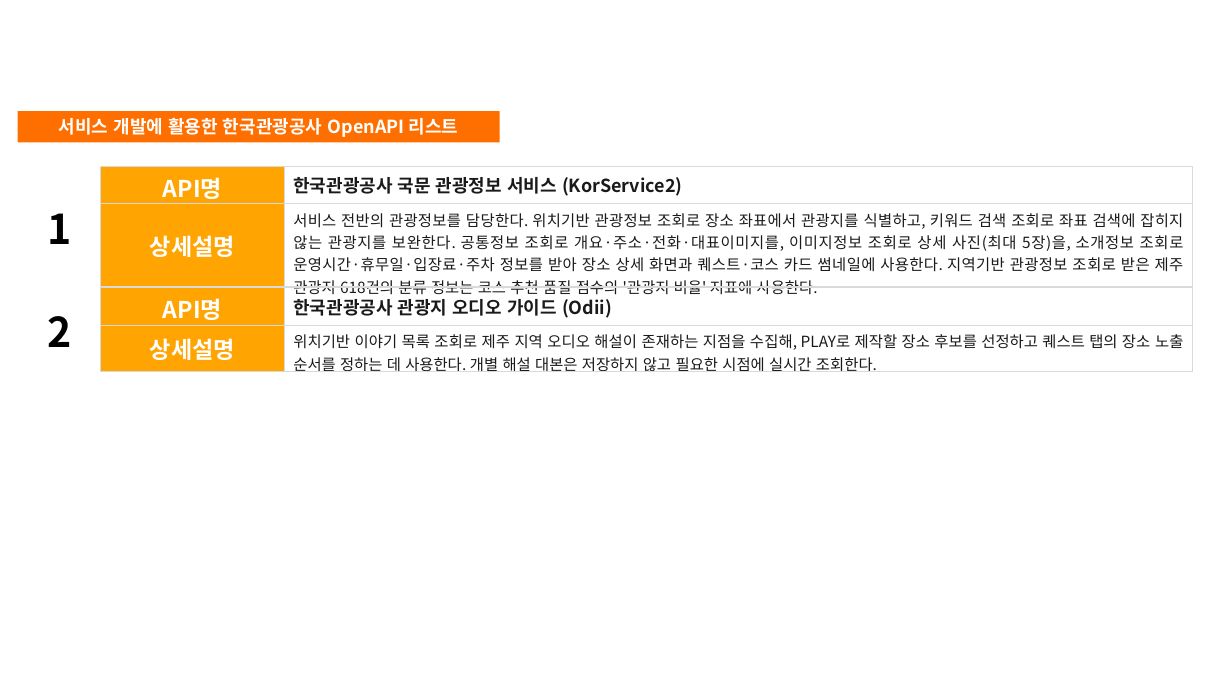
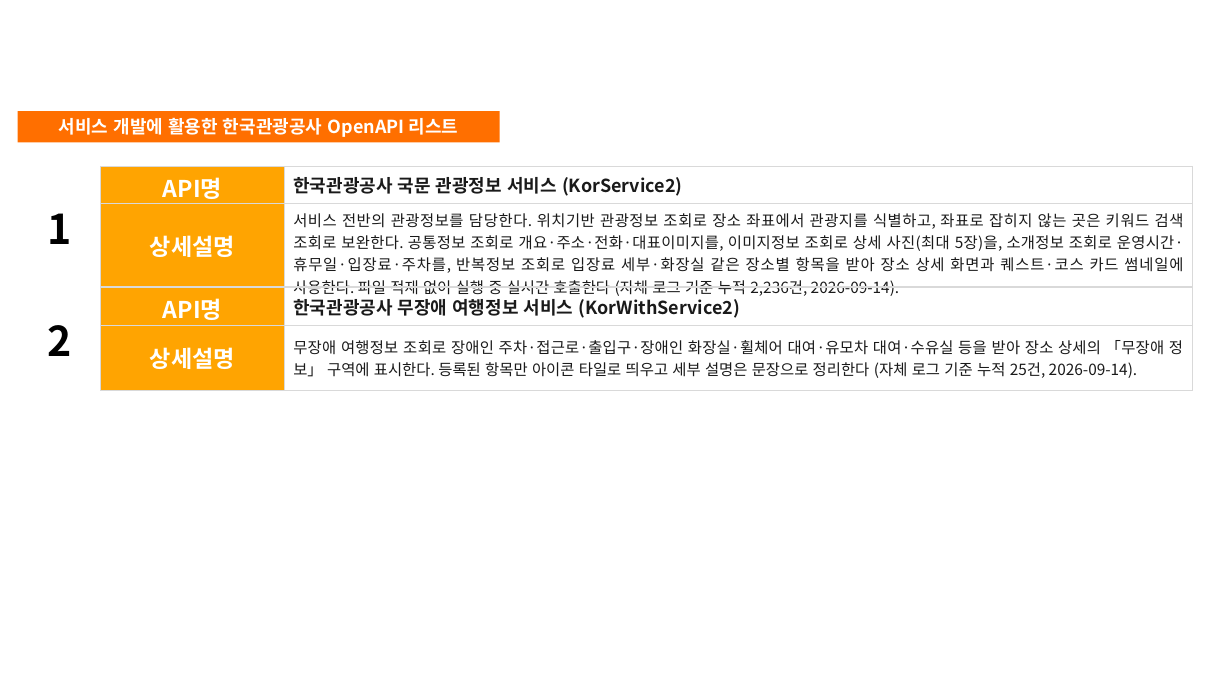
Before and after one commit to keepdev0919/Final-Project, a slide deck: slide 11 of docs/관광데이터 개발 공모전/놀멍봅서_기능설명서.pptx. Drawn at 1232x693 pixels with LibreOffice and Linux fonts; fonts in the diff are those of the drawing; background and template pictures are left out. Boxes give left, top, right and bottom in pixels: in the first picture for what was removed or moved away, otherwise in the second. Text is boxed around its words. In the diff, an @@ line names an element or a change of style, - is before the commit and + after.

Commit message:
docs(공모전): 기능설명서를 출시 화면으로 채우고 캡처 v2 추가
- 놀멍봅서_기능설명서.pptx 에 실제 서버 데이터가 담긴 화면을 넣었다
- 캡처_v2: PLAY 미션·발견·이야기·완주, 장소 상세 이용정보·출처, 내 코스,
  지도(전체·권역 이동·준비 중 핀), 무장애 타일, 주변 시설 출처
- 같은 내용의 옛 사본 nolmeongbopseo_function_spec.pptx 와 기능설명서_초안.md 삭제

```diff
--- a/docs/관광데이터 개발 공모전/놀멍봅서_기능설명서.pptx
+++ b/docs/관광데이터 개발 공모전/놀멍봅서_기능설명서.pptx
@@ table at (18, 166, 1193, 549) @@
-row 2, column 3: 서비스 전반의 관광정보를 담당한다. 위치기반 관광정보 조회로 장소 좌표에서 관광지를 식별하고, 키워드 검색 조회로 좌표 검색에 잡히지 않는 관광지를 보완한다. 공통정보 조회로 개요·주소·전화·대표이미지를, 이미지정보 조회로 상세 사진(최대 5장)을, 소개정보 조회로 운영시간·휴무일·입장료·주차 정보를 받아 장소 상세 화면과 퀘스트·코스 카드 썸네일에 사용한다. 지역기반 관광정보 조회로 받은 제주 관광지 618건의 분류 정보는 코스 추천 품질 점수의 '관광지 비율' 지표에 사용한다.
+row 2, column 3: 서비스 전반의 관광정보를 담당한다. 위치기반 관광정보 조회로 장소 좌표에서 관광지를 식별하고, 좌표로 잡히지 않는 곳은 키워드 검색 조회로 보완한다. 공통정보 조회로 개요·주소·전화·대표이미지를, 이미지정보 조회로 상세 사진(최대 5장)을, 소개정보 조회로 운영시간·휴무일·입장료·주차를, 반복정보 조회로 입장료 세부·화장실 같은 장소별 항목을 받아 장소 상세 화면과 퀘스트·코스 카드 썸네일에 사용한다. 파일 적재 없이 실행 중 실시간 호출한다 (자체 로그 기준 누적 2,236건, 2026-09-14).
-row 3, column 3: 한국관광공사 관광지 오디오 가이드 (Odii)
+row 3, column 3: 한국관광공사 무장애 여행정보 서비스 (KorWithService2)
-row 4, column 3: 위치기반 이야기 목록 조회로 제주 지역 오디오 해설이 존재하는 지점을 수집해, PLAY로 제작할 장소 후보를 선정하고 퀘스트 탭의 장소 노출 순서를 정하는 데 사용한다. 개별 해설 대본은 저장하지 않고 필요한 시점에 실시간 조회한다.
+row 4, column 3: 무장애 여행정보 조회로 장애인 주차·접근로·출입구·장애인 화장실·휠체어 대여·유모차 대여·수유실 등을 받아 장소 상세의 「무장애 정보」 구역에 표시한다. 등록된 항목만 아이콘 타일로 띄우고 세부 설명은 문장으로 정리한다 (자체 로그 기준 누적 25건, 2026-09-14).
```
Also in this commit, not shown: 12 other slides changed, 14 other files.
